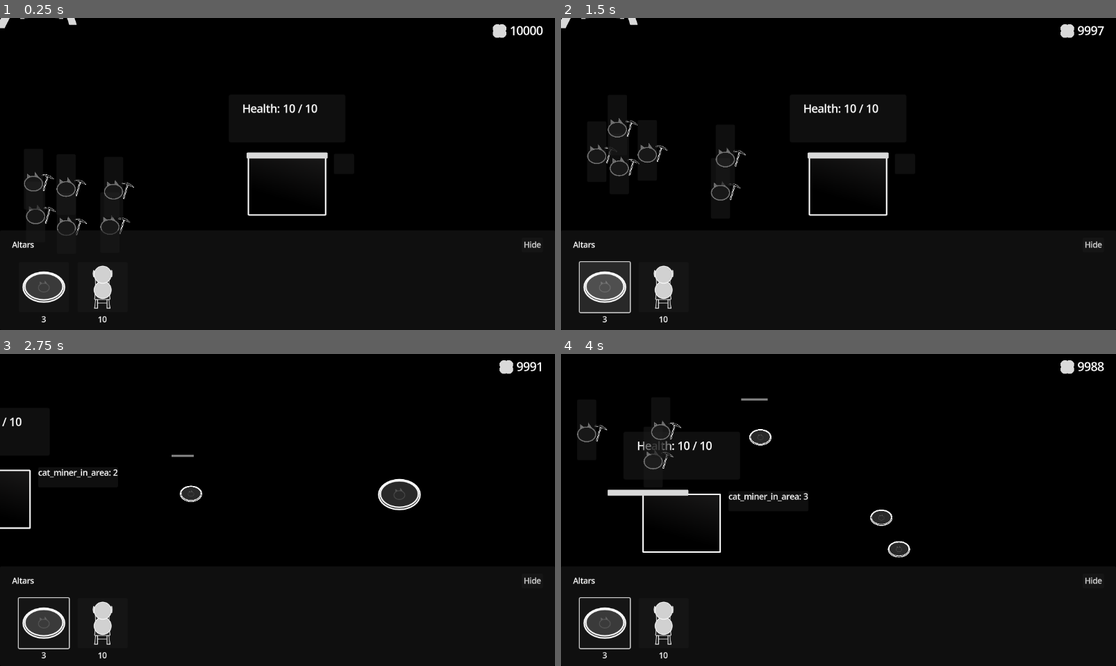
Above: before the commit, frames 1-4 (two rows, left to right).
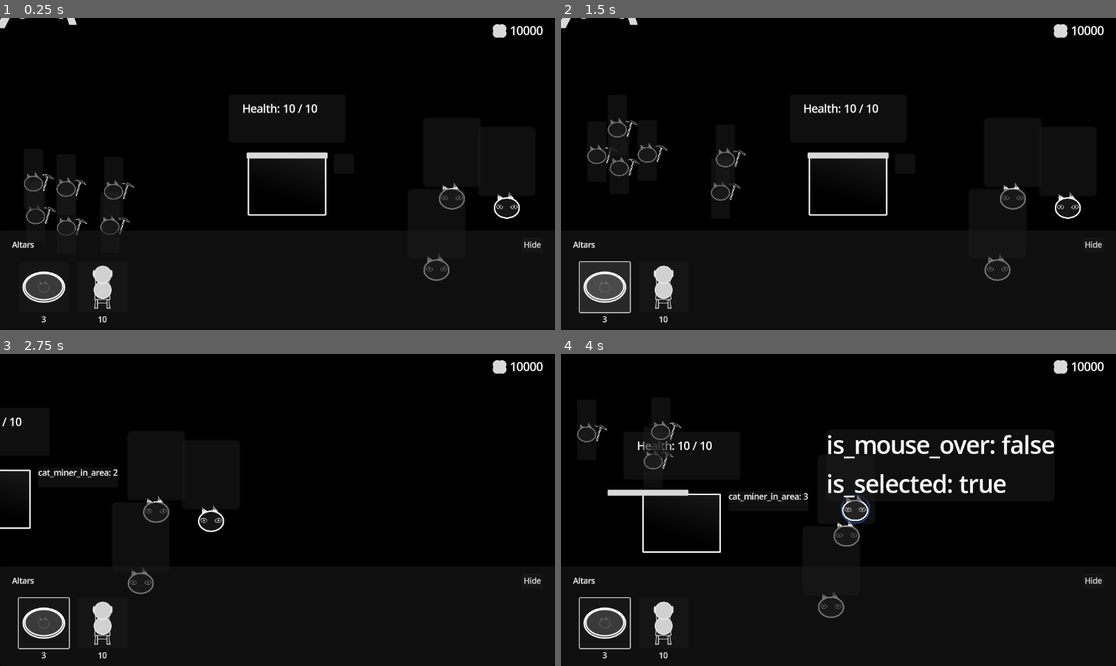
Above: after the commit, the same moments.

Repository: KANAjetzt/ld55-summoning
Game: Godot game, scene res://main.tscn
Two runs of this game, one before a commit and one after it. Both use one fixed random seed, a clock stepped at 60 frames per second and the inputs below.
Inputs (mouse positions are in pixels of both pictures, inside the frame that each line leads up to):
- Up to frame 1 (0.25 s): no input
- Up to frame 2 (1.5 s): click "Hide" at 0.5 s; click (605, 286) at 1.27 s
- Up to frame 3 (2.75 s): tap Enter (ui_accept) at 2, 2.27 s; move the mouse to (399, 494) at 2.02 s; hold D (right) from 2.03 s (still down); tap S (bottom) at 2.1 s; click (399, 494) at 2.3 s
- Up to frame 4 (4 s): move the mouse to (727, 525) at 2.77 s; release D (right) at 2.78 s; hold A (left) 2.78-3.53 s; click (727, 525) at 2.85 s; tap Enter (ui_accept) at 3.02 s; tap W (top) at 3.05, 3.6 s; move the mouse to (894, 441) at 3.52 s; hold D (right) from 3.53 s (still down); click (894, 441) at 3.67 s; tap S (bottom) at 3.8 s

The runs differ from the first frame. In frame 1, 0.4% of the frame differs, in the area x 76-94%, y 52-85%; in frame 2, 0.6%; in frame 3, 1.4%; in frame 4, 3.2%, in the area x 32-98%, y 2-85%.

Commit message:
feat: :sparkles: warrior cats moving

Diff:
--- a/Cats/cat.tscn
+++ b/Cats/cat.tscn
@@ -4,8 +4,8 @@
 [ext_resource type="Texture2D" uid="uid://bklus503n8onc" path="res://Cats/cat.png" id="2_6clg7"]
 
 [sub_resource type="CapsuleShape2D" id="CapsuleShape2D_yid3q"]
-radius = 16.0
-height = 42.0
+radius = 24.0
+height = 60.0
 
 [node name="Cat" type="AnimatableBody2D"]
 script = ExtResource("1_tj1yb")
--- /dev/null
+++ b/Cats/cat_warrior.gd
@@ -0,0 +1,90 @@
+class_name  CatWarrior
+extends Cat
+
+
+var is_mouse_over := false:
+	set(new_is_mouse_over):
+			is_mouse_over = new_is_mouse_over
+			if debug_panel:
+				debug_panel.update_label(0, "is_mouse_over: %s" % is_mouse_over)
+var is_selected := false:
+	set(new_is_selected):
+			is_selected = new_is_selected
+			if debug_panel:
+				debug_panel.update_label(1, "is_selected: %s" % is_selected)
+var is_highlight_preview_visible := false
+var is_moving := false
+var target_position: Vector2
+
+@onready var click_listener: Area2D = %ClickListener
+@onready var highlighted: TextureRect = $Highlighted
+@onready var debug_panel: UIDebugPanel = %DebugPanel
+
+
+func _ready() -> void:
+	debug_panel.add_label("")
+	debug_panel.add_label("")
+
+
+func _process(delta: float) -> void:
+	if not is_highlight_preview_visible and is_mouse_over:
+		show_highlight_preview()
+
+	if is_highlight_preview_visible and not is_mouse_over and not is_selected:
+		hide_highlight_preview()
+
+	if Input.is_action_just_pressed("select") and is_mouse_over:
+		Global.cat_warrior_selected = self
+		show_highlight()
+		is_selected = true
+
+	if is_moving:
+		move_towards_target_position(delta)
+
+
+func set_target_position(new_target_position: Vector2) -> void:
+	target_position = new_target_position
+	is_moving = true
+
+
+func move_towards_target_position(delta: float) -> void:
+	var direction := global_position.direction_to(target_position)
+	global_position = global_position + direction * speed * speed_multiplier * delta
+
+	if global_position.distance_squared_to(target_position) < 100:
+		is_moving = false
+
+
+func deselect() -> void:
+	is_selected = false
+	hide_highlight()
+
+
+func show_highlight_preview() -> void:
+	is_highlight_preview_visible = true
+	animation_player.play("show_highlighting_preview")
+
+
+func hide_highlight_preview() -> void:
+	is_highlight_preview_visible = false
+	animation_player.play_backwards("show_highlighting_preview")
+
+
+func show_highlight() -> void:
+	var tween := create_tween()
+	tween.tween_property(highlighted, "modulate:a", 1.0, 0.1)
+
+
+func hide_highlight() -> void:
+	var tween := create_tween()
+	tween.tween_property(highlighted, "modulate:a", 0.0, 0.2)
+
+
+func _on_click_listener_mouse_entered() -> void:
+	is_mouse_over = true
+	Global.mouse_over_cat_warrior = true
+
+
+func _on_click_listener_mouse_exited() -> void:
+	is_mouse_over = false
+	Global.mouse_over_cat_warrior = false
--- a/Cats/cat_warrior.tscn
+++ b/Cats/cat_warrior.tscn
@@ -1,12 +1,104 @@
-[gd_scene load_steps=3 format=3 uid="uid://blici2djpfp25"]
+[gd_scene load_steps=11 format=3 uid="uid://blici2djpfp25"]
 
 [ext_resource type="PackedScene" uid="uid://b0fveacr07rl2" path="res://Cats/cat.tscn" id="1_4rnpj"]
 [ext_resource type="Texture2D" uid="uid://dsvtodi8n6lt0" path="res://Cats/laser.png" id="2_bje7h"]
+[ext_resource type="Script" path="res://Cats/cat_warrior.gd" id="2_xyop7"]
+[ext_resource type="PackedScene" uid="uid://ck7pp5vhb1ofp" path="res://Debug/debug_panel.tscn" id="4_gbs6n"]
 
-[node name="Cat" instance=ExtResource("1_4rnpj")]
-script = null
+[sub_resource type="Animation" id="Animation_4785f"]
+length = 0.001
+tracks/0/type = "value"
+tracks/0/imported = false
+tracks/0/enabled = true
+tracks/0/path = NodePath("Highlighted:modulate")
+tracks/0/interp = 1
+tracks/0/loop_wrap = true
+tracks/0/keys = {
+"times": PackedFloat32Array(0),
+"transitions": PackedFloat32Array(1),
+"update": 0,
+"values": [Color(0.145098, 0.501961, 1, 0)]
+}
+
+[sub_resource type="Animation" id="Animation_22a1h"]
+resource_name = "show_highlighting_preview"
+length = 0.1
+step = 0.01
+tracks/0/type = "value"
+tracks/0/imported = false
+tracks/0/enabled = true
+tracks/0/path = NodePath("Highlighted:modulate")
+tracks/0/interp = 1
+tracks/0/loop_wrap = true
+tracks/0/keys = {
+"times": PackedFloat32Array(0, 0.1),
+"transitions": PackedFloat32Array(1, 1),
+"update": 0,
+"values": [Color(0.145098, 0.501961, 1, 0), Color(0.145098, 0.501961, 1, 0.486275)]
+}
+
+[sub_resource type="AnimationLibrary" id="AnimationLibrary_g3kau"]
+_data = {
+"RESET": SubResource("Animation_4785f"),
+"show_highlighting_preview": SubResource("Animation_22a1h")
+}
+
+[sub_resource type="CircleShape2D" id="CircleShape2D_yh64a"]
+radius = 38.0
+
+[sub_resource type="Gradient" id="Gradient_w16l1"]
+offsets = PackedFloat32Array(0.5, 0.557554, 0.573741, 0.620504, 0.629496)
+colors = PackedColorArray(0, 0, 0, 0, 0.0823529, 0.0823529, 0.0823529, 0, 1, 1, 1, 1, 1, 1, 1, 1, 1, 1, 1, 0)
+
+[sub_resource type="GradientTexture2D" id="GradientTexture2D_qw3b0"]
+gradient = SubResource("Gradient_w16l1")
+width = 250
+height = 250
+fill = 1
+fill_from = Vector2(0.5, 0.5)
+
+[node name="CatWarrior" instance=ExtResource("1_4rnpj")]
+script = ExtResource("2_xyop7")
+speed = 1000
+speed_multiplier = 0.8
+
+[node name="Sprite2D" parent="." index="0"]
+scale = Vector2(0.24, 0.24)
 
 [node name="Sprite2D2" type="Sprite2D" parent="." index="1"]
-position = Vector2(1, 3)
-scale = Vector2(0.044, 0.044)
+position = Vector2(1.78814e-06, 2.75676)
+scale = Vector2(0.048, 0.0455135)
 texture = ExtResource("2_bje7h")
+
+[node name="AnimationPlayer" parent="." index="3"]
+libraries = {
+"": SubResource("AnimationLibrary_g3kau")
+}
+
+[node name="ClickListener" type="Area2D" parent="." index="4"]
+unique_name_in_owner = true
+
+[node name="ClickListenerShape" type="CollisionShape2D" parent="ClickListener" index="0"]
+position = Vector2(0, 3)
+shape = SubResource("CircleShape2D_yh64a")
+debug_color = Color(0.633685, 0.527765, 0.0196375, 0.42)
+
+[node name="Highlighted" type="TextureRect" parent="." index="5"]
+modulate = Color(0.145098, 0.501961, 1, 0)
+offset_left = -34.0
+offset_top = -33.0
+offset_right = 104.0
+offset_bottom = 105.0
+scale = Vector2(0.5, 0.5)
+texture = SubResource("GradientTexture2D_qw3b0")
+expand_mode = 1
+
+[node name="DebugPanel" parent="." index="6" instance=ExtResource("4_gbs6n")]
+unique_name_in_owner = true
+offset_left = -60.0
+offset_top = -164.0
+offset_right = -20.0
+offset_bottom = -124.0
+
+[connection signal="mouse_entered" from="ClickListener" to="." method="_on_click_listener_mouse_entered"]
+[connection signal="mouse_exited" from="ClickListener" to="." method="_on_click_listener_mouse_exited"]
--- a/Singletons/global.gd
+++ b/Singletons/global.gd
@@ -2,7 +2,7 @@
 
 
 signal dry_food_count_changed(dry_food_count: int)
-signal  aliens_attacking_count_changed(aliens_attacking_count: int)
+signal aliens_attacking_count_changed(aliens_attacking_count: int)
 
 @export var dry_food_count: int = 0 if not Debug.override_dry_food_count else Debug.override_dry_food_count_amount
 
@@ -11,6 +11,15 @@
 var mines: Array[BuildingMine]
 var mines_by_distance_to_storage: Array[BuildingMine]
 var altar_selected: AltarData = null
+var mouse_over_cat_warrior := false
+var cat_warrior_selected: CatWarrior = null: set = _set_cat_warrior_selected
+
+
+func _set_cat_warrior_selected(_new_cat_warrior_selected):
+	if cat_warrior_selected and not _new_cat_warrior_selected == cat_warrior_selected:
+		cat_warrior_selected.deselect()
+
+	cat_warrior_selected = _new_cat_warrior_selected
 
 
 func add_dry_food(amount: int) -> void:
--- a/UI/shop.gd
+++ b/UI/shop.gd
@@ -1,4 +1,5 @@
-extends Control
+class_name UIShop
+extends PanelContainer
 
 
 signal altar_bought(altar_data: AltarData)
--- a/UI/shop.tscn
+++ b/UI/shop.tscn
@@ -5,17 +5,7 @@
 [ext_resource type="Resource" uid="uid://beyqet2omknxg" path="res://Altars/FoodBowl/food_bowl_data.tres" id="3_8abaw"]
 [ext_resource type="Resource" uid="uid://cyvf3qibehkcf" path="res://Altars/Chair/chair_data.tres" id="4_migqe"]
 
-[node name="Shop" type="Control"]
-layout_mode = 3
-anchors_preset = 15
-anchor_right = 1.0
-anchor_bottom = 1.0
-grow_horizontal = 2
-grow_vertical = 2
-script = ExtResource("1_hsi1g")
-
-[node name="PanelContainer" type="PanelContainer" parent="."]
-layout_mode = 1
+[node name="Shop" type="PanelContainer"]
 anchors_preset = 12
 anchor_top = 1.0
 anchor_right = 1.0
@@ -23,41 +13,39 @@
 offset_top = -51.0
 grow_horizontal = 2
 grow_vertical = 0
+script = ExtResource("1_hsi1g")
 
-[node name="MarginContainer" type="MarginContainer" parent="PanelContainer"]
+[node name="MarginContainer" type="MarginContainer" parent="."]
 layout_mode = 2
 theme_override_constants/margin_left = 25
 theme_override_constants/margin_top = 15
 theme_override_constants/margin_right = 25
 theme_override_constants/margin_bottom = 10
 
-[node name="VBoxContainer" type="VBoxContainer" parent="PanelContainer/MarginContainer"]
+[node name="VBoxContainer" type="VBoxContainer" parent="MarginContainer"]
 layout_mode = 2
 theme_override_constants/separation = 20
 
-[node name="HBoxContainer2" type="HBoxContainer" parent="PanelContainer/MarginContainer/VBoxContainer"]
+[node name="HBoxContainer2" type="HBoxContainer" parent="MarginContainer/VBoxContainer"]
 layout_mode = 2
 
-[node name="Label" type="Label" parent="PanelContainer/MarginContainer/VBoxContainer/HBoxContainer2"]
+[node name="Label" type="Label" parent="MarginContainer/VBoxContainer/HBoxContainer2"]
 layout_mode = 2
 size_flags_horizontal = 3
 text = "Altars"
 
-[node name="Button" type="Button" parent="PanelContainer/MarginContainer/VBoxContainer/HBoxContainer2"]
+[node name="Button" type="Button" parent="MarginContainer/VBoxContainer/HBoxContainer2"]
 layout_mode = 2
 text = "Hide"
 
-[node name="HBoxContainer" type="HBoxContainer" parent="PanelContainer/MarginContainer/VBoxContainer"]
+[node name="HBoxContainer" type="HBoxContainer" parent="MarginContainer/VBoxContainer"]
 layout_mode = 2
 size_flags_vertical = 3
 
-[node name="ShopButtonFoodBowl" parent="PanelContainer/MarginContainer/VBoxContainer/HBoxContainer" instance=ExtResource("2_l0crd")]
+[node name="ShopButtonFoodBowl" parent="MarginContainer/VBoxContainer/HBoxContainer" instance=ExtResource("2_l0crd")]
 layout_mode = 2
 item_data = ExtResource("3_8abaw")
 
-[node name="ShopButtonItemChair" parent="PanelContainer/MarginContainer/VBoxContainer/HBoxContainer" instance=ExtResource("2_l0crd")]
+[node name="ShopButtonItemChair" parent="MarginContainer/VBoxContainer/HBoxContainer" instance=ExtResource("2_l0crd")]
 layout_mode = 2
 item_data = ExtResource("4_migqe")
-
-[connection signal="item_selected" from="PanelContainer/MarginContainer/VBoxContainer/HBoxContainer/ShopButtonFoodBowl" to="." method="_on_shop_button_item_selected"]
-[connection signal="item_selected" from="PanelContainer/MarginContainer/VBoxContainer/HBoxContainer/ShopButtonItemChair" to="." method="_on_shop_button_item_selected"]
--- a/main.gd
+++ b/main.gd
@@ -13,13 +13,25 @@
 
 func _process(delta: float) -> void:
 	if Global.altar_selected and Input.is_action_just_pressed("select"):
-		var new_altar: Altar = Global.altar_selected.scene.instantiate()
-		new_altar.data = Global.altar_selected
-		new_altar.global_position = get_global_mouse_position()
-		altars.add_child(new_altar)
-		new_altar.cat_ready.connect(_on_altar_cat_ready)
-		Global.altar_selected = null
-		altar_preview.remove_preview()
+		handle_altar_placemend()
+
+	if Global.cat_warrior_selected and Input.is_action_just_pressed("select") and not Global.mouse_over_cat_warrior:
+		handle_warrior_placemend()
+
+
+func handle_altar_placemend() -> void:
+	var new_altar: Altar = Global.altar_selected.scene.instantiate()
+	new_altar.data = Global.altar_selected
+	new_altar.global_position = get_global_mouse_position()
+	altars.add_child(new_altar)
+	new_altar.cat_ready.connect(_on_altar_cat_ready)
+	Global.altar_selected = null
+	altar_preview.remove_preview()
+
+
+func handle_warrior_placemend() -> void:
+	var selected_warrior: CatWarrior = Global.cat_warrior_selected
+	selected_warrior.set_target_position(get_global_mouse_position())
 
 
 func _on_altar_cat_ready(altar: Altar) -> void:
--- a/main.tscn
+++ b/main.tscn
@@ -1,9 +1,10 @@
-[gd_scene load_steps=15 format=3 uid="uid://b0qt8n6gbxlat"]
+[gd_scene load_steps=16 format=3 uid="uid://b0qt8n6gbxlat"]
 
 [ext_resource type="Script" path="res://main.gd" id="1_nu5bv"]
 [ext_resource type="PackedScene" uid="uid://bnjd3xnekunev" path="res://Cats/cat_miner.tscn" id="2_ma2mg"]
 [ext_resource type="PackedScene" uid="uid://b6lwml3cddh7x" path="res://Buildings/storage.tscn" id="2_pq0lw"]
 [ext_resource type="PackedScene" uid="uid://b4a73ga7o86ma" path="res://Buildings/mine.tscn" id="3_uhm5x"]
+[ext_resource type="PackedScene" uid="uid://blici2djpfp25" path="res://Cats/cat_warrior.tscn" id="5_moay2"]
 [ext_resource type="PackedScene" uid="uid://dpjedk5o7w8rk" path="res://UI/shop.tscn" id="5_qrleq"]
 [ext_resource type="PackedScene" uid="uid://dudgniskyxns2" path="res://UI/dry_food_counter.tscn" id="5_tmh1l"]
 [ext_resource type="Script" path="res://addons/phantom_camera/scripts/phantom_camera_host/phantom_camera_host.gd" id="7_ive38"]
@@ -79,6 +80,15 @@
 
 [node name="CatMiner3" parent="Cats" instance=ExtResource("2_ma2mg")]
 position = Vector2(205, 363)
+
+[node name="CatWarrior" parent="Cats" instance=ExtResource("5_moay2")]
+position = Vector2(927, 364)
+
+[node name="CatWarrior2" parent="Cats" instance=ExtResource("5_moay2")]
+position = Vector2(895, 512)
+
+[node name="CatWarrior3" parent="Cats" instance=ExtResource("5_moay2")]
+position = Vector2(1041, 383)
 
 [node name="Altars" type="Node" parent="."]
 unique_name_in_owner = true
